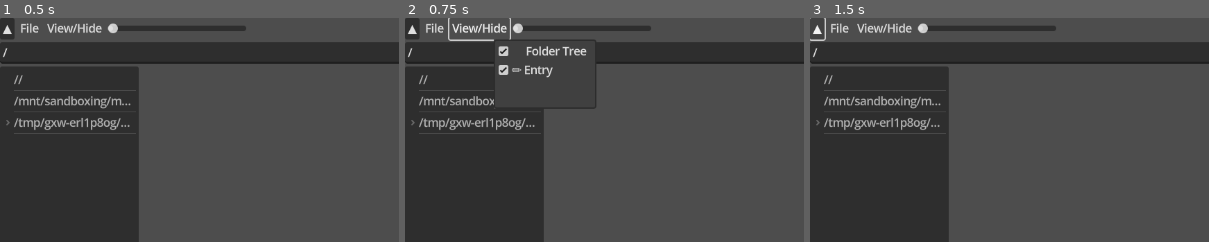
Above: before the commit, frames 1-3 (left to right).
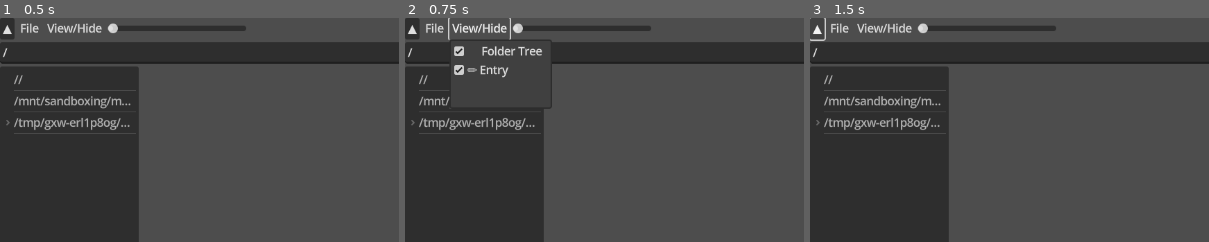
Above: after the commit, the same moments.

Repository: userhaj/FileBrowser
Game: Godot game, scene res://FileBrowser/file_browser.tscn
The game is run twice, just before and just after one commit, with the same random seed, the same clock (stepped at 60 frames per second) and the same inputs.
Inputs:
- Up to frame 1 (0.5 s): no input
- Up to frame 2 (0.75 s): click "View/Hide" at 0.5 s
- Up to frame 3 (1.5 s): click "▲" at 1.25 s
The pictures show only the part of the screen within x 0-50%, y 0-50%; the shares and areas given below are measured in that part.

Frame 1 is identical in both runs. In frame 2, 2.1% of the frame differs, in the area x 11-48%, y 9-41%; in frame 3, nothing differs.

Commit message:
Drag and drop files

Diff:
--- /dev/null
+++ b/FileBrowser/drag_window.gd
@@ -0,0 +1,42 @@
+extends Window
+
+signal files_dragged(files:PackedStringArray)
+
+func _process(_delta):
+	$".".position = get_mouse_position() + Vector2(get_window().position) - Vector2(get_window().size)/2
+
+func add_control(control:Control):
+	$".".add_child(control)
+	control.modulate.a = 0.5
+
+
+func end_drag():
+	# Notify of files if there are files
+	if get_child_count() > 0:
+		var files = PackedStringArray()
+		for child: FolderLargeIconButton in get_children():
+			var path = child.get_abs_path()
+			files.append(child.get_abs_path())
+			child.queue_free()
+		emit_signal("files_dragged", files)
+		var mouse_pos = get_mouse_position()+ Vector2(get_position_with_decorations())
+		var dropped_window_id = DisplayServer.get_window_at_screen_position(mouse_pos)
+		dropped_files_emitter(files, dropped_window_id)
+	hide()
+
+# When godot adds drag and drop this needs to be changed
+# Emit files dropped on the window they were dropped on
+func dropped_files_emitter(files, window_id):
+	if window_id == get_tree().root.get_window_id():
+		get_tree().root.emit_signal("files_dropped", files)
+
+func _on_visibility_changed():
+	size = Vector2((64 * get_child_count()) * 2, size.y)
+	# Godot 4 requires this call after window is visible to gain transparency
+	if visible:
+		DisplayServer.window_set_flag(DisplayServer.WINDOW_FLAG_TRANSPARENT, true, get_window_id())
+	# Position children to show each
+	var child_count = 0
+	for child: Control in get_children():
+		child.position = Vector2(get_window().size)/2 - child.size/2
+		child_count += 1
--- /dev/null
+++ b/FileBrowser/drop_files_confirmation_dialog.gd
@@ -0,0 +1,45 @@
+extends ConfirmationDialog
+
+var _target_folder: String
+var _dropped_files: PackedStringArray
+
+func _ready():
+	$".".add_button("Move Files", false, "MOVE")
+
+func files_dropped(files: PackedStringArray, target_folder: String):
+	self._target_folder = target_folder
+	self._dropped_files = files
+	$".".title = "Target folder: " + target_folder
+	$".".dialog_text = ""
+	for child in $".".get_children():
+		child.queue_free()
+	if len(files) < 5:
+		$".".dialog_text = "\n".join(files)
+	else:
+		var vbox := VBoxContainer.new()
+		var scroll := ScrollContainer.new()
+		scroll.add_child(vbox)
+		$".".add_child(scroll)
+		for file in files:
+			var label := Label.new()
+			label.text = file
+			vbox.add_child(label)
+		scroll.custom_minimum_size = Vector2(0,vbox.get_child(0).get_line_height() *4)
+	$".".popup()
+	$".".position = get_mouse_position() + Vector2(get_window().position)
+
+func _on_custom_action(action):
+	print("Action")
+	match action:
+		"MOVE":
+			for file: String in _dropped_files:
+				var dir_access := DirAccess.open(_target_folder)
+				var err = dir_access.copy(file, self._target_folder.path_join(file.get_file()))
+				if err == OK:
+					dir_access.remove(file)
+
+# Action on copied button
+func _on_confirmed():
+	for file: String in _dropped_files:
+		var dir_access := DirAccess.open(_target_folder)
+		dir_access.copy(file, self._target_folder.path_join(file.get_file()))
--- a/FileBrowser/file_browser.gd
+++ b/FileBrowser/file_browser.gd
@@ -90,7 +90,7 @@
 	if event is InputEventMouseButton:
 		# Is right clicked
 		if event.pressed and event.button_index == 2:
-			var mouse_position = get_local_mouse_position()
+			var mouse_position = get_global_mouse_position()
 			# Additive select when holding shift or already selected
 			if (Input.is_key_pressed(KEY_SHIFT)
 					or Input.is_key_pressed(KEY_CTRL)
@@ -102,7 +102,7 @@
 				self.folder_view.select_child_by_point(mouse_position)
 
 			#Popups
-			self.file_popup_menu.position = get_viewport().get_screen_transform() * mouse_position
+			self.file_popup_menu.position =  mouse_position + Vector2(get_window().position)
 			self.file_popup_menu.show()
 
 # Create new file with given file name
@@ -116,7 +116,7 @@
 
 func _on_view_button_pressed():
 	# Create vuew menu below view button
-	var true_location = get_viewport().get_screen_transform() * self.view_menu_button.get_global_transform() * self.view_menu_button.position
+	var true_location = self.view_menu_button.position + Vector2(get_window().position)
 	var x_pos = true_location.x
 	# Bottom of button
 	var y_pos = true_location.y + self.view_menu_button.size.y
--- a/FileBrowser/file_browser.tscn
+++ b/FileBrowser/file_browser.tscn
@@ -104,10 +104,12 @@
 placeholder_text = "Enter File Name"
 
 [node name="RunFileConfirmationDialog" type="ConfirmationDialog" parent="."]
+transient = false
 always_on_top = true
 ok_button_text = "RUN"
 
 [node name="TrashFileConfirmationDialog" type="ConfirmationDialog" parent="."]
+transient = false
 always_on_top = true
 ok_button_text = "TRASH"
 
@@ -129,7 +131,9 @@
 [connection signal="value_changed" from="VBoxContainer/MenuHBoxContainer/HSlider" to="VBoxContainer/HSplitContainer/FolderIconView" method="set_folder_size"]
 [connection signal="folder_selected" from="VBoxContainer/HSplitContainer/FolderTree" to="." method="set_current_path"]
 [connection signal="folder_changed" from="VBoxContainer/HSplitContainer/FolderIconView" to="." method="set_current_path"]
+[connection signal="close_requested" from="FilePopupMenu" to="." method="_on_file_popup_menu_close_requested"]
 [connection signal="id_pressed" from="FilePopupMenu" to="." method="_on_file_popup_menu_id_pressed"]
+[connection signal="popup_hide" from="FilePopupMenu" to="." method="_on_file_popup_menu_popup_hide"]
 [connection signal="confirmed" from="NewFolderConfirmationDialog" to="." method="_on_new_folder_confirmation_dialog_confirmed"]
 [connection signal="confirmed" from="NewFileConfirmationDialog" to="." method="_on_new_file_confirmation_dialog_confirmed"]
 [connection signal="confirmed" from="TrashFileConfirmationDialog" to="." method="trash_selected"]
--- a/FileBrowser/folder.gd
+++ b/FileBrowser/folder.gd
@@ -36,7 +36,7 @@
 func set_image(full_path: String):
 	self.image_path = full_path
 	self.is_image_set = true
-	if self._thread_queue:  # TODO remove this test false
+	if self._thread_queue:
 		self._thread_queue.enqueue(_image_texture_from_path.bind(self.image_path, $VisibleOnScreenNotifier2D.is_on_screen), set_image_texture)
 	else:
 		self._set_image_non_queue_thread = Thread.new()
--- a/FileBrowser/folder.tscn
+++ b/FileBrowser/folder.tscn
@@ -114,7 +114,7 @@
 text_overrun_behavior = 3
 
 [node name="VisibleOnScreenNotifier2D" type="VisibleOnScreenNotifier2D" parent="."]
-position = Vector2(15, 0)
+scale = Vector2(1.88571, 1.94286)
 rect = Rect2(0, 0, 35, 35)
 
 [node name="TextureDeleteTimer" type="Timer" parent="."]
--- a/FileBrowser/folder_icon_view.gd
+++ b/FileBrowser/folder_icon_view.gd
@@ -7,12 +7,63 @@
 signal file_clicked(file_path: String)
 signal folder_changed(folder_path: String)
 
-var _folder_size: int = 64
+var _folder_size: float = 64.0
 var _full_directory_path: String
 @onready var _folder_container: HFlowContainer = $SelectBox/ScrollContainer/HFlowContainer
 @onready var _thread_queue := ThreadQueue.new()
 
-
+# Dragging tracking variables
+var _is_dragging: bool = false
+var _click_start_position: Vector2
+var _click_start_object: Node
+
+func _ready():
+	get_window().files_dropped.connect(files_dropped)
+
+func files_dropped(files: PackedStringArray):
+	var drop_point = get_global_mouse_position()
+	var target = get_object_at_point(drop_point)
+	var target_folder = target.path if target != null else _full_directory_path
+	$DropFilesConfirmationDialog.files_dropped(files, target_folder)
+
+func _input(event):
+	# Handle drag icon event
+	if event is InputEventMouseButton and event.button_index == MOUSE_BUTTON_LEFT:
+		if event.pressed:
+			self._click_start_position = get_global_mouse_position()
+			var folder = get_object_at_point(self._click_start_position)
+			# If you did not click a folder, do nothing
+			if null != folder:
+				self._click_start_object = folder
+				$SelectBox.cancel_select()
+			else:
+				$SelectBox.start_selecting(get_local_mouse_position())
+	if event is InputEventMouseButton and not event.pressed:
+		self._is_dragging = false
+		self._click_start_position = Vector2()
+		self._click_start_object = null
+		$DragWindow.end_drag()
+		if event.is_released() and $SelectBox.is_selecting:
+			$SelectBox.stop_selecting()
+
+	if event is InputEventMouseMotion and Input.is_mouse_button_pressed(MOUSE_BUTTON_LEFT):
+		# If clicked on an object and not yet
+		if self._click_start_object and not self._is_dragging:
+			if not $DragWindow.visible:
+				# Add selected items to drag
+				for folder in get_selected_objects():
+					var folder_copy = folder.duplicate()
+					folder_copy.path = folder.path
+					$DragWindow.add_control(folder_copy)
+				# If the start object is not selected, include it too
+				if not self._click_start_object.is_selected:
+					var folder_copy = self._click_start_object.duplicate()
+					folder_copy.path = self._click_start_object.path
+					$DragWindow.add_control(folder_copy)
+				$DragWindow.show()
+
+
+# Current working directory
 func get_directory() -> String:
 	return self._full_directory_path
 
@@ -20,14 +71,15 @@
 func add_folder_button(folder: FolderLargeIconButton):
 	self._folder_container.call_deferred("add_child", folder)
 
+# Returns an array of all folders/files buttons
 func get_folder_buttons() -> Array[Node]:
 	return self._folder_container.get_children()
 
-func set_directory(full_path: String, emit_folder_changed: bool = true):
+# Change current directoy, removes all icons and adds icons for full_path
+func set_directory(full_path: String):
 	self._full_directory_path = full_path.simplify_path()
 	refresh()
-	if emit_folder_changed:
-		emit_signal("folder_changed", full_path)
+	emit_signal("folder_changed", full_path)
 
 # Clears Children, Adds folder/files based on current directory
 func refresh():
@@ -38,7 +90,7 @@
 			var button = preload("res://FileBrowser/folder.tscn").instantiate()
 			button.set_thread_queue(self._thread_queue)
 			var path = self._full_directory_path  + "/" + directory
-			button.pressed.connect(set_directory.bind(path, true))
+			button.pressed.connect(set_directory.bind(path))
 			button.set_path(path, "📁")
 			var icon_size = get_folder_size()
 			button.custom_minimum_size = Vector2(icon_size, icon_size)
@@ -58,10 +110,9 @@
 				button.set_image(file_path)
 			add_folder_button(button)
 
-# TODO Hand key press in different method.
-# Inclusive select area when shift or ctrl is held down
+# Exclusive select in area, Inclusive select area when shift or ctrl is held down
 func select_children_by_area(area: Rect2):
-	# Calls select on folder in an area
+	# Call select on folder in an area
 	for child: TextureButton in get_folder_buttons():
 		# Guarantee object is selectable
 		if child.has_method("select"):
@@ -71,48 +122,60 @@
 					and not Input.is_key_pressed(KEY_CTRL)):
 				child.deselect()
 
+# Calls deselect on all folders in view
 func deselect_all_children():
-	# Calls select on folder in an area
+	for child: FolderLargeIconButton in get_folder_buttons():
+		# Guarantee object is deselectable
+		if child.has_method("deselect"):
+			child.deselect()
+
+# Call select on child under position
+func select_child_by_point(target_position: Vector2):
+	var area = Rect2(target_position, Vector2(1,1))  # Single pixel area/point
 	for child: FolderLargeIconButton in get_folder_buttons():
 		# Guarantee object is selectable
-		if child.has_method("deselect"):
-			child.deselect()
-
-
-# Call select on child under position
-func select_child_by_point(target_position: Vector2):
+		if child.has_method("select"):
+			if child.get_global_rect().intersects(area, true):
+				child.select()
+
+# True if item under point is_selected, or false if no child
+func is_selected_point(target_position: Vector2) -> bool:
 	var area = Rect2(target_position, Vector2(1,1))  # Single pixel area/point
 	for child: FolderLargeIconButton in get_folder_buttons():
 		# Guarantee object is selectable
 		if child.has_method("select"):
 			if child.get_global_rect().intersects(area, true):
-				child.select()
-
-func is_selected_point(target_position: Vector2):
-	var area = Rect2(target_position, Vector2(1,1))  # Single pixel area/point
-	for child: FolderLargeIconButton in get_folder_buttons():
-		# Guarantee object is selectable
-		if child.has_method("select"):
-			if child.get_global_rect().intersects(area, true):
 				return child.is_selected
-
-func is_any_selected():
-	# Returns true if anything is selected
+	return false
+
+# Returns true if any item is_selected
+func is_any_selected() -> bool:
 	for child in get_children():
 		if child.has_method("select"):
 			if child.is_selected:
 				return true
 	return false
 
-func get_selected_paths():
-	var all_paths := []
+# Returns Array of paths in current directory
+func get_selected_paths() -> Array[String]:
+	var all_paths: Array[String] = []
 	for child in get_folder_buttons():
 		if child.has_method("select"):
 			if child.is_selected:
 				all_paths.append(child.get_abs_path())
 	return all_paths
 
-func get_path_at_point(target_position: Vector2):
+# Returns array of selected objects(Folders/Files)
+func get_selected_objects() -> Array[Control]:
+	var all_objects: Array[Control] = []
+	for child: Control in get_folder_buttons():
+		if child.has_method("select"):
+			if child.is_selected:
+				all_objects.append(child)
+	return all_objects
+
+# Gets path under position
+func get_path_at_point(target_position: Vector2) -> String:
 	var path := ""
 	var area = Rect2(target_position, Vector2(1,1))  # Single pixel area/point
 	for child in get_folder_buttons():
@@ -121,19 +184,32 @@
 				path = child.get_abs_path()
 	return path
 
+# Gets folder/file object under position
+func get_object_at_point(target_position: Vector2) -> Node:
+	var area = Rect2(target_position, Vector2(1,1))  # Single pixel area/point
+	for child in get_folder_buttons():
+		if child.has_method("select"):
+			if child.get_global_rect().intersects(area, true):
+				return child
+	return null
+
+# Set square size of all folders in view
 func set_folder_size(custom_size: float):
-	self._folder_size = int(custom_size)
+	self._folder_size = custom_size
 	# Set folder/file square size
 	for child:Control in get_folder_buttons():
 		child.custom_minimum_size = Vector2(custom_size, custom_size)
 
-func get_folder_size():
+# Square size of folder object
+func get_folder_size() -> float:
 	return self._folder_size
 
+# Removes all folder buttons from view (File system not touched)
 func clear():
 	# Remove all folders/files
 	for child in get_folder_buttons():
 		child.queue_free()
 
-func _on_h_flow_container_resized():
-	self._folder_container.custom_minimum_size.y = self._folder_container.size.y
+
+func _on_drag_window_files_dragged(files):
+	print(files)
--- a/FileBrowser/folder_icon_view.tscn
+++ b/FileBrowser/folder_icon_view.tscn
@@ -1,7 +1,9 @@
-[gd_scene load_steps=3 format=3 uid="uid://c3celv4vu6p5t"]
+[gd_scene load_steps=5 format=3 uid="uid://c3celv4vu6p5t"]
 
 [ext_resource type="Script" path="res://FileBrowser/folder_icon_view.gd" id="1_qgpga"]
 [ext_resource type="PackedScene" uid="uid://drjwj2xhyocps" path="res://FileBrowser/select_box.tscn" id="2_q4s0j"]
+[ext_resource type="Script" path="res://FileBrowser/drag_window.gd" id="3_j1f1o"]
+[ext_resource type="Script" path="res://FileBrowser/drop_files_confirmation_dialog.gd" id="4_ktkjh"]
 
 [node name="FolderIconView" type="Control"]
 layout_mode = 3
@@ -32,4 +34,26 @@
 size_flags_horizontal = 3
 size_flags_vertical = 3
 
+[node name="DragWindow" type="Window" parent="."]
+transparent_bg = true
+handle_input_locally = false
+visible = false
+unresizable = true
+borderless = true
+always_on_top = true
+transparent = true
+unfocusable = true
+mouse_passthrough = true
+script = ExtResource("3_j1f1o")
+
+[node name="DropFilesConfirmationDialog" type="ConfirmationDialog" parent="."]
+position = Vector2i(0, 36)
+popup_window = true
+ok_button_text = "Copy Files"
+script = ExtResource("4_ktkjh")
+
 [connection signal="selected_area" from="SelectBox" to="." method="select_children_by_area"]
+[connection signal="files_dragged" from="DragWindow" to="." method="_on_drag_window_files_dragged"]
+[connection signal="visibility_changed" from="DragWindow" to="DragWindow" method="_on_visibility_changed"]
+[connection signal="confirmed" from="DropFilesConfirmationDialog" to="DropFilesConfirmationDialog" method="_on_confirmed"]
+[connection signal="custom_action" from="DropFilesConfirmationDialog" to="DropFilesConfirmationDialog" method="_on_custom_action"]
--- a/FileBrowser/select_box.gd
+++ b/FileBrowser/select_box.gd
@@ -7,34 +7,26 @@
 var is_selecting = false
 var start_pos: Vector2
 
-func _gui_input(event):
-	# On mouse click create highlighted area
-	if event is InputEventMouseButton:
-		if event.pressed and event.button_index == 1:
-			# Create highlight
-			_start_selecting(event.position)
-		elif event.is_released():
-			# Set final selection and remove highlight
-			_stop_selecting()
-
-func _start_selecting(start_position: Vector2):
+func start_selecting(start_position: Vector2):
 	# Show higlighting rect
 	$SelectColorRect.set_position(start_position)
 	self.start_pos = start_position
 	is_selecting = true
 	$SelectColorRect.show()
 
-func _stop_selecting():
-	selected_area.emit($SelectColorRect.get_global_rect())
-	# Stop showing highlighting rect
+func stop_selecting():
+	if self.is_selecting:
+		selected_area.emit($SelectColorRect.get_global_rect())
+		# Stop showing highlighting rect
+		self.is_selecting = false
+		$SelectColorRect.hide()
+
+func cancel_select():
 	self.is_selecting = false
 	$SelectColorRect.hide()
-	# Notify others of final rect
-
-
 
 func _process(_delta):
-	if is_selecting:
+	if self.is_selecting:
 		var mouse_pos = get_local_mouse_position() - self.start_pos
 		if mouse_pos.x < 0 and mouse_pos.y < 0:
 			$SelectColorRect.position = get_local_mouse_position()
--- a/FileBrowser/select_box.tscn
+++ b/FileBrowser/select_box.tscn
@@ -27,7 +27,5 @@
 visible = false
 material = SubResource("ShaderMaterial_mfpcb")
 layout_mode = 0
-offset_right = 346.0
-offset_bottom = 271.0
 mouse_filter = 2
 color = Color(0.403922, 0.172549, 0.27451, 0.513726)
--- /dev/null
+++ b/animations.gd
@@ -0,0 +1,7 @@
+extends Node
+class_name ControlAnimations
+
+func drop_down(control):
+	var tween = create_tween()
+	tween.tween_property(control, "position:y", 4000, 10.0)
+	tween.play()
--- /dev/null
+++ b/animations.tscn
@@ -0,0 +1,6 @@
+[gd_scene load_steps=2 format=3 uid="uid://tvfx5f4madr1"]
+
+[ext_resource type="Script" path="res://animations.gd" id="1_7odwm"]
+
+[node name="Animations" type="Node"]
+script = ExtResource("1_7odwm")
--- a/project.godot
+++ b/project.godot
@@ -15,6 +15,11 @@
 config/features=PackedStringArray("4.2", "Forward Plus")
 config/icon="res://icon.svg"
 
+[display]
+
+window/subwindows/embed_subwindows=false
+window/per_pixel_transparency/allowed=true
+
 [gui]
 
 theme/default_font_multichannel_signed_distance_field=true
